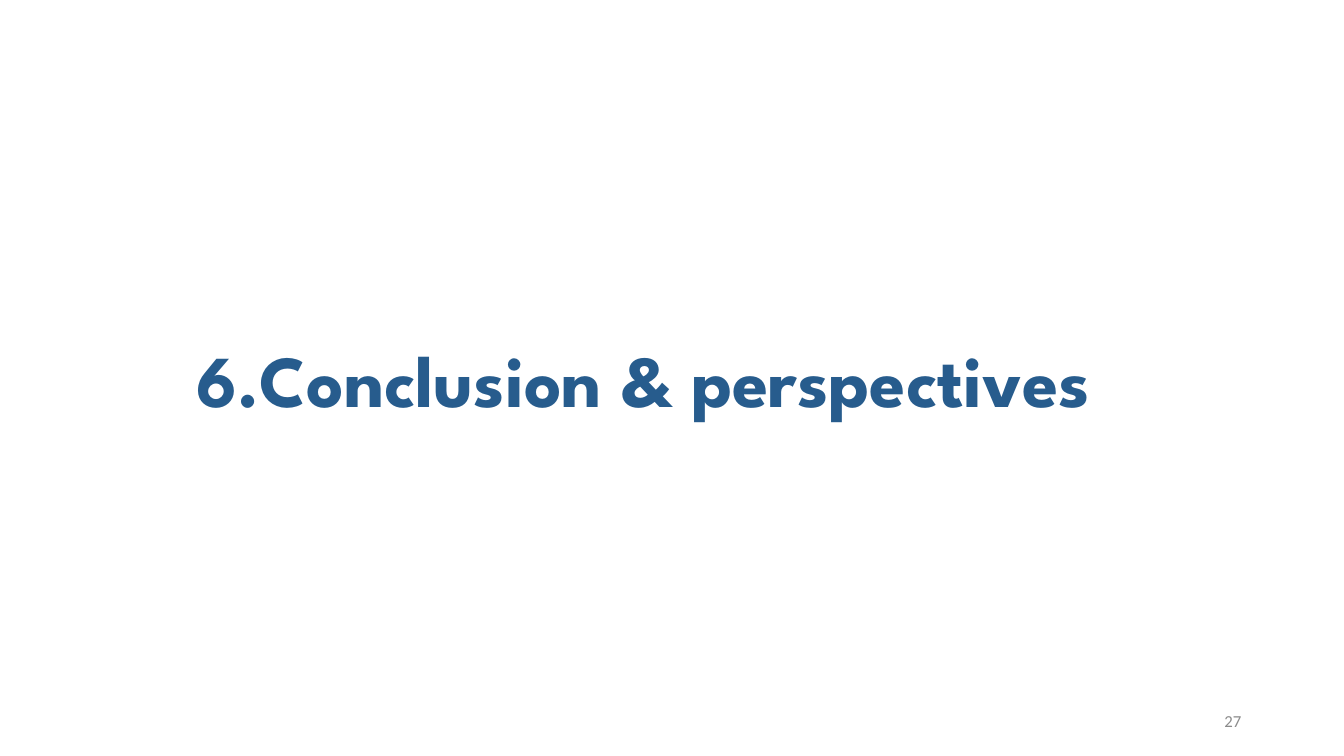
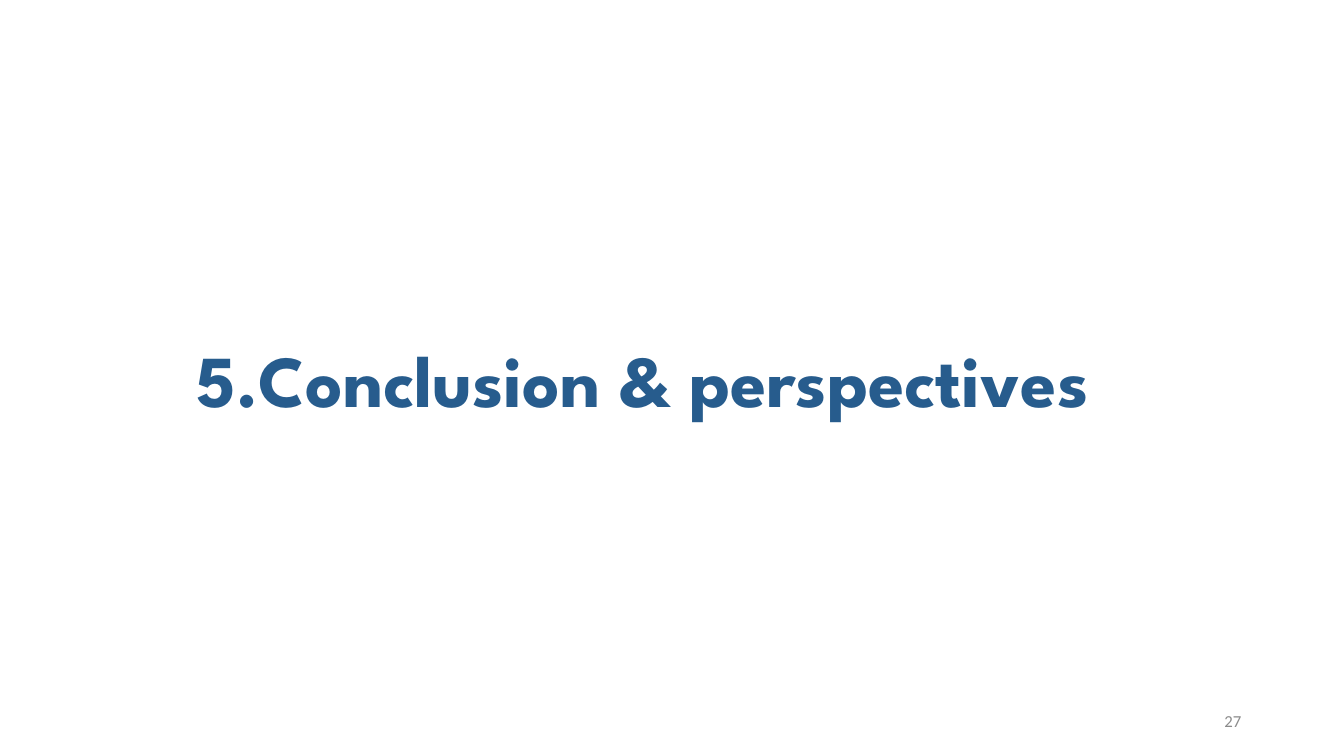
Before and after one commit to habibmedmahmoud/banckend_1, a slide deck: slide 27 of Présentation_Medos.pptx. Drawn at 1344x756 pixels with LibreOffice and Linux fonts; fonts in the diff are those of the drawing. Boxes give left, top, right and bottom in pixels: in the first picture for what was removed or moved away, otherwise in the second. Text is boxed around its words. In the diff, an @@ line names an element or a change of style, - is before the commit and + after.

```diff
--- a/Présentation_Medos.pptx
+++ b/Présentation_Medos.pptx
@@ title at (197, 356, 1089, 423): text changed @@
-6.Conclusion & perspectives
+5.Conclusion & perspectives
```
Also in this commit, not shown: 1 other slide changed, 9 slides removed.
